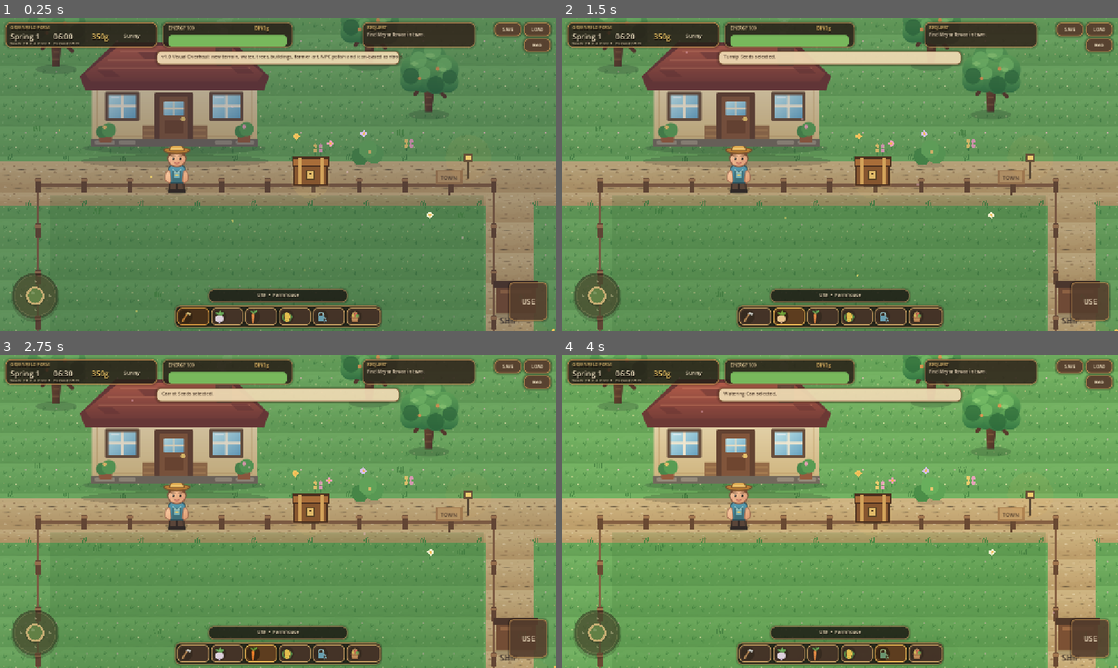
Above: before the commit, frames 1-4 (two rows, left to right).
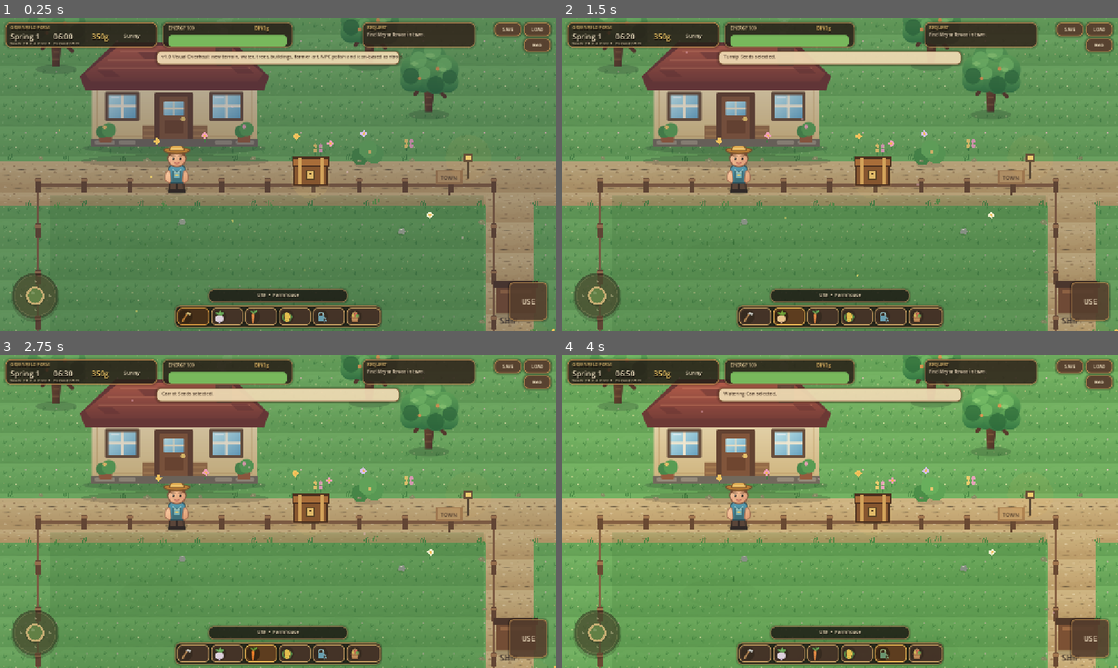
Above: after the commit, the same moments.

Repository: mohsenbigdeli/New
Game: Godot game, scene res://scenes/main.tscn
The game is run twice, just before and just after one commit, with the same random seed, the same clock (stepped at 60 frames per second) and the same inputs.
Inputs (mouse positions are in pixels of both pictures, inside the frame that each line leads up to):
- Up to frame 1 (0.25 s): no input
- Up to frame 2 (1.5 s): click (756, 315) at 0.52 s; click (789, 315) at 1.27 s
- Up to frame 3 (2.75 s): click (261, 652) at 2.02 s
- Up to frame 4 (4 s): click (856, 652) at 2.77 s; click (890, 652) at 3.52 s

The runs differ from the first frame. In frame 1, 0.2% of the frame differs, in the area x 6-97%, y 34-100%; in frame 2, 0.2%; in frame 3, 0.2%; in frame 4, 0.3%, in the area x 5-98%, y 34-100%.

Commit message:
v1.1: densify meadow and path visual polish

Diff:
--- a/greenfield-farm/scripts/farm_visual_polish.gd
+++ b/greenfield-farm/scripts/farm_visual_polish.gd
@@ -2,18 +2,14 @@
 class_name FarmVisualPolish
 
 var farm: FarmWorld
-var active: bool = true
-var t: float = 0.0
+var active := true
+var t := 0.0
 
 const FLOWERS: Array[Vector2] = [
-	Vector2(620,350),Vector2(690,365),Vector2(760,345),Vector2(900,515),
-	Vector2(1160,760),Vector2(1210,780),Vector2(1510,730),Vector2(1580,750),
-	Vector2(1820,720),Vector2(1870,745),Vector2(680,1010),Vector2(750,1030),
-	Vector2(1460,1320),Vector2(1520,1340),Vector2(1900,1230),Vector2(1960,1260)
+	Vector2(620,350),Vector2(690,365),Vector2(760,345),Vector2(900,515),Vector2(1160,760),Vector2(1210,780),Vector2(1510,730),Vector2(1580,750),Vector2(1820,720),Vector2(1870,745),Vector2(680,1010),Vector2(750,1030),Vector2(1460,1320),Vector2(1520,1340),Vector2(1900,1230),Vector2(1960,1260),Vector2(330,360),Vector2(430,348),Vector2(560,980),Vector2(880,1110),Vector2(1280,970),Vector2(1370,1010),Vector2(1710,1020),Vector2(2010,980)
 ]
-
 const LAMPS: Array[Vector2] = [Vector2(980,430),Vector2(1110,820),Vector2(1510,820),Vector2(1900,820)]
-const FLOWER_COLORS: Array[Color] = [Color("#f2c45f"),Color("#ef9fb8"),Color("#d9c0ef"),Color("#f2efcf")]
+const SMALL_ROCKS: Array[Vector2] = [Vector2(380,520),Vector2(840,540),Vector2(1180,980),Vector2(1640,980),Vector2(1780,1320),Vector2(560,1210),Vector2(940,1290)]
 
 func setup(world: FarmWorld) -> void:
 	farm = world
@@ -34,56 +30,91 @@
 func _draw() -> void:
 	if not active or not farm:
 		return
+	_draw_meadow_patches()
+	_draw_path_edges()
 	_draw_meadow_details()
 	_draw_water_glints()
 	_draw_lamps()
 	_draw_chimney_smoke()
+	_draw_butterflies()
 	_draw_npc_portrait(_npc_pos(FarmWorld.MAYOR_SPOT,0.0),"rowan","ROWAN")
 	_draw_npc_portrait(_npc_pos(FarmWorld.LINA_SPOT,1.7),"lina","LINA")
 	_draw_npc_portrait(_npc_pos(FarmWorld.MARNIE_SPOT,3.2),"marnie","MARNIE")
 	_draw_night_particles()
 
 func _npc_pos(base: Vector2, phase: float) -> Vector2:
-	var phase_time: float = farm.npc_phase
-	return base + Vector2(sin(phase_time*0.55+phase)*24.0,cos(phase_time*0.42+phase)*10.0)
+	var phase_value: float = farm.npc_phase
+	return base + Vector2(sin(phase_value*0.55+phase)*24.0,cos(phase_value*0.42+phase)*10.0)
+
+func _draw_meadow_patches() -> void:
+	var patches: Array[Vector2] = [Vector2(330,590),Vector2(630,1140),Vector2(910,1000),Vector2(1320,1040),Vector2(1700,1120),Vector2(1920,560)]
+	for i in range(patches.size()):
+		var p: Vector2 = patches[i]
+		_draw_ellipse(p,Vector2(78+float(i%3)*18,30+float(i%2)*8),Color(0.18,0.36,0.15,0.055))
+		for j in range(6):
+			var ang: float = float(j)*1.047 + float(i)*0.31
+			var q: Vector2 = p + Vector2(cos(ang)*float(28+j*6),sin(ang)*float(12+j*3))
+			draw_line(q,q+Vector2(sin(t+ang)*2.0,-8.0-float(j%3)*2.0),Color(0.20,0.42,0.19,0.50),1.6)
+
+func _draw_path_edges() -> void:
+	# Irregular stones and weeds soften the long straight roads from the base map.
+	for i in range(18):
+		var x: float = 86.0 + float(i)*111.0
+		var y_top: float = 386.0 + float((i*7)%9)
+		var y_bottom: float = 489.0 - float((i*5)%8)
+		_draw_pebble(Vector2(x,y_top),i)
+		if i % 2 == 0:
+			_draw_tuft(Vector2(x+29.0,y_bottom),i)
+	for i in range(8):
+		var y: float = 520.0 + float(i)*104.0
+		_draw_pebble(Vector2(1008.0+float((i%2)*7),y),i+20)
+		_draw_tuft(Vector2(1121.0-float((i%3)*5),y+25.0),i+30)
+	for i in range(8):
+		var x2: float = 1170.0 + float(i)*108.0
+		_draw_pebble(Vector2(x2,786.0+float(i%3)*5.0),i+40)
+
+func _draw_pebble(p: Vector2, seed: int) -> void:
+	var s: float = 3.0 + float(seed%3)
+	_draw_ellipse(p,Vector2(s*1.6,s),Color("#8e8065aa"))
+	draw_circle(p-Vector2(1.0,1.0),maxf(1.0,s*0.35),Color(0.86,0.80,0.66,0.35))
+
+func _draw_tuft(p: Vector2, seed: int) -> void:
+	for j in range(4):
+		var lean: float = sin(t*1.15+float(seed+j))*1.5
+		draw_line(p+Vector2(float(j)*3.5,0),p+Vector2(float(j)*3.5+lean,-7.0-float(j%2)*4.0),Color("#3e843fc0"),1.7)
 
 func _draw_meadow_details() -> void:
+	var palette: Array[Color] = [Color("#f2c45f"),Color("#ef9fb8"),Color("#d9c0ef"),Color("#f2efcf")]
 	for i in range(FLOWERS.size()):
 		var p: Vector2 = FLOWERS[i]
 		var sway: float = sin(t*1.6 + float(i))*1.8
 		draw_line(p+Vector2(0,4),p+Vector2(sway,-8),Color("#3d7d42"),2.0)
-		var c: Color = FLOWER_COLORS[i%FLOWER_COLORS.size()]
-		for petal_index in range(4):
-			var ang: float = TAU*float(petal_index)/4.0
+		var c: Color = palette[i%palette.size()]
+		for a in range(4):
+			var ang: float = TAU*float(a)/4.0
 			draw_circle(p+Vector2(sway,-10)+Vector2(cos(ang),sin(ang))*4.0,3.0,c)
 		draw_circle(p+Vector2(sway,-10),2.4,Color("#f1b94e"))
-	# foreground grass clusters
-	for i in range(18):
-		var x: float = 70.0 + float((i*127)%1950)
-		var y: float = 330.0 + float((i*173)%1030)
-		var grass_pos: Vector2 = Vector2(x,y)
-		for j in range(4):
-			var lean: float = sin(t*1.2+float(i+j))*1.7
-			draw_line(grass_pos+Vector2(j*4,0),grass_pos+Vector2(j*4+lean,-10-j%2*3),Color(0.22,0.45,0.22,0.62),2.0)
+	for p in SMALL_ROCKS:
+		_draw_ellipse(p+Vector2(0,3),Vector2(10,4),Color(0,0,0,0.10))
+		var rock_points := PackedVector2Array([p+Vector2(-8,2),p+Vector2(-4,-6),p+Vector2(4,-8),p+Vector2(9,-1),p+Vector2(6,5)])
+		draw_colored_polygon(rock_points,Color("#879083"))
+		draw_line(p+Vector2(-3,-5),p+Vector2(3,-6),Color("#b8bea9"),1.5)
 
 func _draw_water_glints() -> void:
-	# pond glints
-	for i in range(7):
-		var angle: float = t*0.35 + float(i)*0.91
-		var p: Vector2 = Vector2(1360,560)+Vector2(cos(angle)*float(42+i*11),sin(angle*1.3)*float(22+i*7))
-		var width: float = 10.0 + float(i%3)*6.0
-		draw_line(p-Vector2(width,0),p+Vector2(width,0),Color(0.84,0.97,0.98,0.35),2.0)
-	# river travelling highlights
-	for i in range(11):
-		var y: float = fmod(t*34.0 + float(i)*143.0,1500.0)
+	for i in range(8):
+		var a: float = t*0.35 + float(i)*0.91
+		var p: Vector2 = Vector2(1360,560)+Vector2(cos(a)*float(42+i*11),sin(a*1.3)*float(22+i*7))
+		var w: float = 9.0 + float(i%3)*5.0
+		draw_line(p-Vector2(w,0),p+Vector2(w,0),Color(0.84,0.97,0.98,0.34),2.0)
+	for i in range(12):
+		var y: float = fmod(t*34.0 + float(i)*129.0,1500.0)
 		var x: float = 2160.0 + sin(float(i)*2.1)*34.0
-		draw_line(Vector2(x-18,y),Vector2(x+18,y),Color(0.82,0.96,1.0,0.30),2.0)
+		draw_line(Vector2(x-18,y),Vector2(x+18,y),Color(0.82,0.96,1.0,0.28),2.0)
 
 func _draw_lamps() -> void:
 	var hour: float = float(farm.time_of_day)/60.0
 	var night: bool = hour >= 18.0 or hour < 7.0
-	for lamp_pos in LAMPS:
-		var p: Vector2 = lamp_pos
+	for p in LAMPS:
 		draw_line(p,p+Vector2(0,-42),Color("#4d4034"),5.0)
 		draw_rect(Rect2(p+Vector2(-10,-54),Vector2(20,18)),Color("#5d4936"),true)
 		draw_rect(Rect2(p+Vector2(-6,-50),Vector2(12,10)),Color("#f1cf72"),true)
@@ -95,53 +126,59 @@
 	var base: Vector2 = Vector2(468,143)
 	for i in range(5):
 		var age: float = fmod(t*0.28+float(i)*0.19,1.0)
-		var smoke_pos: Vector2 = base + Vector2(sin(age*8.0+float(i))*9.0,-age*82.0)
-		draw_circle(smoke_pos,7.0+age*8.0,Color(0.86,0.84,0.79,0.19*(1.0-age)))
+		var p: Vector2 = base + Vector2(sin(age*8.0+float(i))*9.0,-age*82.0)
+		draw_circle(p,7.0+age*8.0,Color(0.86,0.84,0.79,0.19*(1.0-age)))
+
+func _draw_butterflies() -> void:
+	var hour: float = float(farm.time_of_day)/60.0
+	if hour < 7.0 or hour > 18.5 or farm.weather == "Rain":
+		return
+	for i in range(5):
+		var base: Vector2 = Vector2(540.0+float(i)*300.0,620.0+float((i*137)%410))
+		var p: Vector2 = base + Vector2(sin(t*0.8+float(i))*42.0,cos(t*1.05+float(i))*18.0)
+		var flap: float = 3.0+absf(sin(t*6.0+float(i)))*3.0
+		var bc: Color = Color("#f3c46b") if i%2==0 else Color("#e7a7c6")
+		draw_circle(p-Vector2(flap,0),2.6,bc)
+		draw_circle(p+Vector2(flap,0),2.6,bc.lightened(0.08))
+		draw_circle(p,1.5,Color("#604633"))
 
 func _draw_npc_portrait(p: Vector2, kind: String, label: String) -> void:
-	var bob: float = sin(t*3.0+p.x*0.01)*1.8
-	var skin: Color = Color("#efbd91")
-	var shirt: Color = Color("#735487")
-	var hair: Color = Color("#d1a45e")
-	var pants: Color = Color("#46566c")
+	var bob: float = sin(t*3.0+p.x*0.01)*1.6
+	var skin := Color("#efbd91")
+	var shirt := Color("#735487")
+	var hair := Color("#d1a45e")
+	var pants := Color("#46566c")
 	if kind == "lina":
 		shirt = Color("#4d8fa8")
 		hair = Color("#6b4335")
-		pants = Color("#465766")
 	elif kind == "marnie":
 		shirt = Color("#b9656e")
 		hair = Color("#9b6636")
 		pants = Color("#5c4f63")
-	# opaque silhouette covers the old placeholder NPC
-	_draw_ellipse(p+Vector2(0,31),Vector2(27,8),Color(0,0,0,0.24))
-	draw_rect(Rect2(p+Vector2(-13,22+bob),Vector2(10,23)),pants,true)
-	draw_rect(Rect2(p+Vector2(4,22+bob),Vector2(10,23)),pants,true)
-	draw_rect(Rect2(p+Vector2(-18,-8+bob),Vector2(36,34)),shirt,true)
-	draw_circle(p+Vector2(0,-27+bob),18,skin)
-	# arms
-	draw_line(p+Vector2(-16,0+bob),p+Vector2(-23,20+bob),skin,7.0)
-	draw_line(p+Vector2(16,0+bob),p+Vector2(23,20+bob),skin,7.0)
-	# hair silhouettes
+	_draw_ellipse(p+Vector2(0,29),Vector2(24,7),Color(0,0,0,0.20))
+	draw_rect(Rect2(p+Vector2(-12,20+bob),Vector2(9,22)),pants,true)
+	draw_rect(Rect2(p+Vector2(4,20+bob),Vector2(9,22)),pants,true)
+	draw_rect(Rect2(p+Vector2(-17,-8+bob),Vector2(34,33)),shirt,true)
+	draw_circle(p+Vector2(0,-27+bob),17,skin)
+	draw_line(p+Vector2(-15,0+bob),p+Vector2(-21,18+bob),skin,6.0)
+	draw_line(p+Vector2(15,0+bob),p+Vector2(21,18+bob),skin,6.0)
 	if kind == "lina":
-		draw_circle(p+Vector2(0,-36+bob),19,hair)
-		draw_rect(Rect2(p+Vector2(-18,-36+bob),Vector2(10,25)),hair,true)
-		draw_rect(Rect2(p+Vector2(9,-36+bob),Vector2(10,25)),hair,true)
+		draw_circle(p+Vector2(0,-36+bob),18,hair)
+		draw_rect(Rect2(p+Vector2(-17,-35+bob),Vector2(9,23)),hair,true)
+		draw_rect(Rect2(p+Vector2(9,-35+bob),Vector2(9,23)),hair,true)
 	elif kind == "marnie":
-		draw_circle(p+Vector2(0,-38+bob),18,hair)
-		draw_circle(p+Vector2(-13,-28+bob),9,hair)
-		draw_circle(p+Vector2(13,-28+bob),9,hair)
+		draw_circle(p+Vector2(0,-37+bob),17,hair)
+		draw_circle(p+Vector2(-12,-28+bob),8,hair)
+		draw_circle(p+Vector2(12,-28+bob),8,hair)
 	else:
-		draw_rect(Rect2(p+Vector2(-18,-43+bob),Vector2(36,12)),hair,true)
-		draw_rect(Rect2(p+Vector2(-13,-47+bob),Vector2(26,7)),hair.lightened(0.08),true)
-	# face and clothing details
-	draw_circle(p+Vector2(-6,-26+bob),2.2,Color("#302a27"))
-	draw_circle(p+Vector2(6,-26+bob),2.2,Color("#302a27"))
-	draw_line(p+Vector2(-4,-18+bob),p+Vector2(4,-18+bob),Color("#b96c62"),1.7)
-	draw_line(p+Vector2(-11,4+bob),p+Vector2(11,4+bob),shirt.lightened(0.18),2.0)
-	# clean nameplate
-	draw_rect(Rect2(p+Vector2(-39,51),Vector2(78,23)),Color(0.08,0.10,0.08,0.82),true)
-	draw_line(p+Vector2(-32,51),p+Vector2(32,51),Color("#d8b56a"),2.0)
-	draw_string(ThemeDB.fallback_font,p+Vector2(-31,68),label,HORIZONTAL_ALIGNMENT_CENTER,62,12,Color("#fff1ce"))
+		draw_rect(Rect2(p+Vector2(-17,-42+bob),Vector2(34,11)),hair,true)
+		draw_rect(Rect2(p+Vector2(-12,-46+bob),Vector2(24,6)),hair.lightened(0.06),true)
+	draw_circle(p+Vector2(-6,-26+bob),2.1,Color("#302a27"))
+	draw_circle(p+Vector2(6,-26+bob),2.1,Color("#302a27"))
+	draw_line(p+Vector2(-4,-18+bob),p+Vector2(4,-18+bob),Color("#b96c62"),1.6)
+	draw_rect(Rect2(p+Vector2(-34,48),Vector2(68,20)),Color(0.08,0.10,0.08,0.72),true)
+	draw_line(p+Vector2(-27,48),p+Vector2(27,48),Color("#d8b56a"),1.6)
+	draw_string(ThemeDB.fallback_font,p+Vector2(-27,63),label,HORIZONTAL_ALIGNMENT_CENTER,54,10,Color("#fff1ce"))
 
 func _draw_night_particles() -> void:
 	var hour: float = float(farm.time_of_day)/60.0
@@ -154,8 +191,8 @@
 		draw_circle(Vector2(x,y),2.4,Color(1.0,0.88,0.42,pulse))
 
 func _draw_ellipse(center: Vector2, radii: Vector2, color: Color) -> void:
-	var points: PackedVector2Array = PackedVector2Array()
+	var points := PackedVector2Array()
 	for i in range(28):
-		var angle: float = TAU*float(i)/28.0
-		points.append(center+Vector2(cos(angle)*radii.x,sin(angle)*radii.y))
+		var a: float = TAU*float(i)/28.0
+		points.append(center+Vector2(cos(a)*radii.x,sin(a)*radii.y))
 	draw_colored_polygon(points,color)
